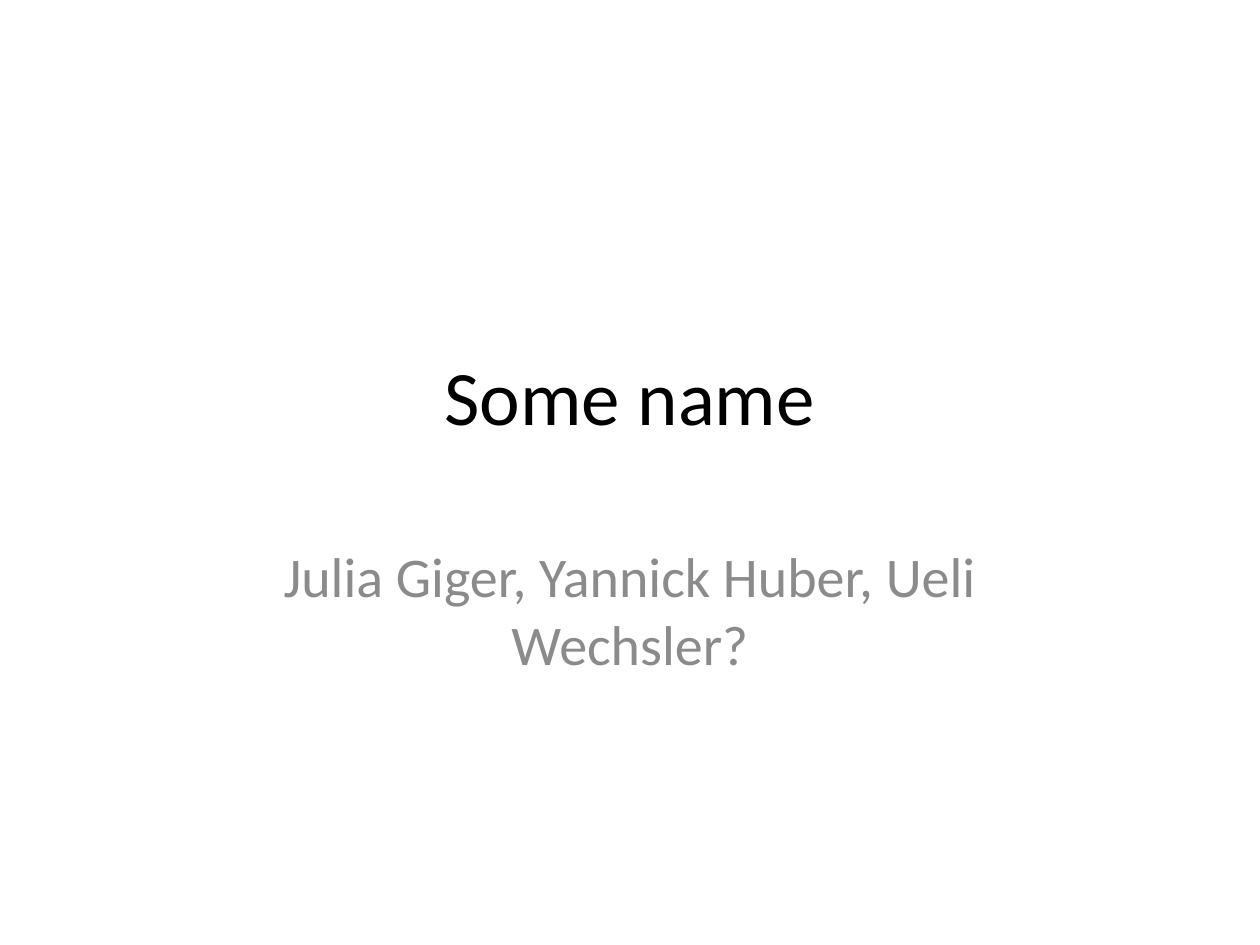
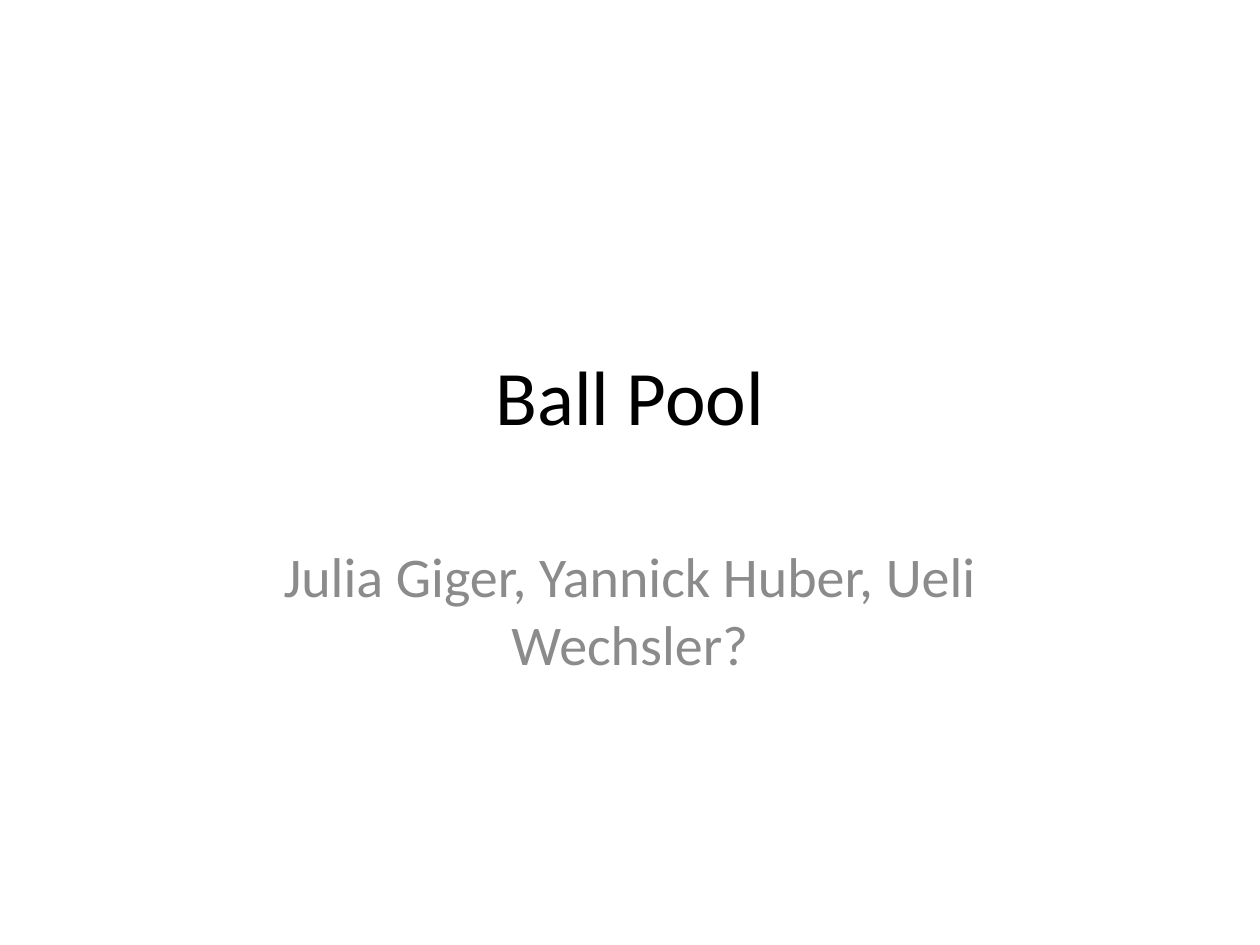
Before and after one commit to JuG16/pbs, a slide deck: slide 1 of project/pbs_project/presentation.pptx. Drawn at 1260x945 pixels with LibreOffice and Linux fonts; fonts in the diff are those of the drawing. Boxes give left, top, right and bottom in pixels: in the first picture for what was removed or moved away, otherwise in the second. Text is boxed around its words. In the diff, an @@ line names an element or a change of style, - is before the commit and + after.

```diff
--- a/project/pbs_project/presentation.pptx
+++ b/project/pbs_project/presentation.pptx
@@ title at (x1=496, y1=371, x2=764, y2=426): text changed @@
-Some name
+Ball Pool
```
Also in this commit, not shown: 2 other slides changed.
